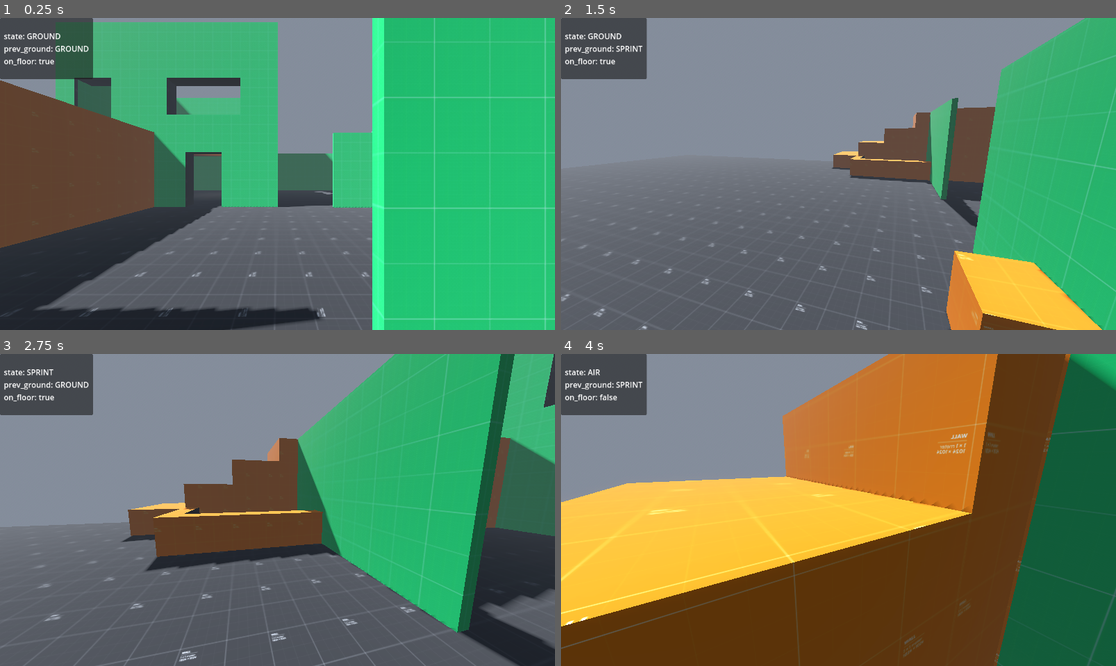
Above: before the commit, frames 1-4 (two rows, left to right).
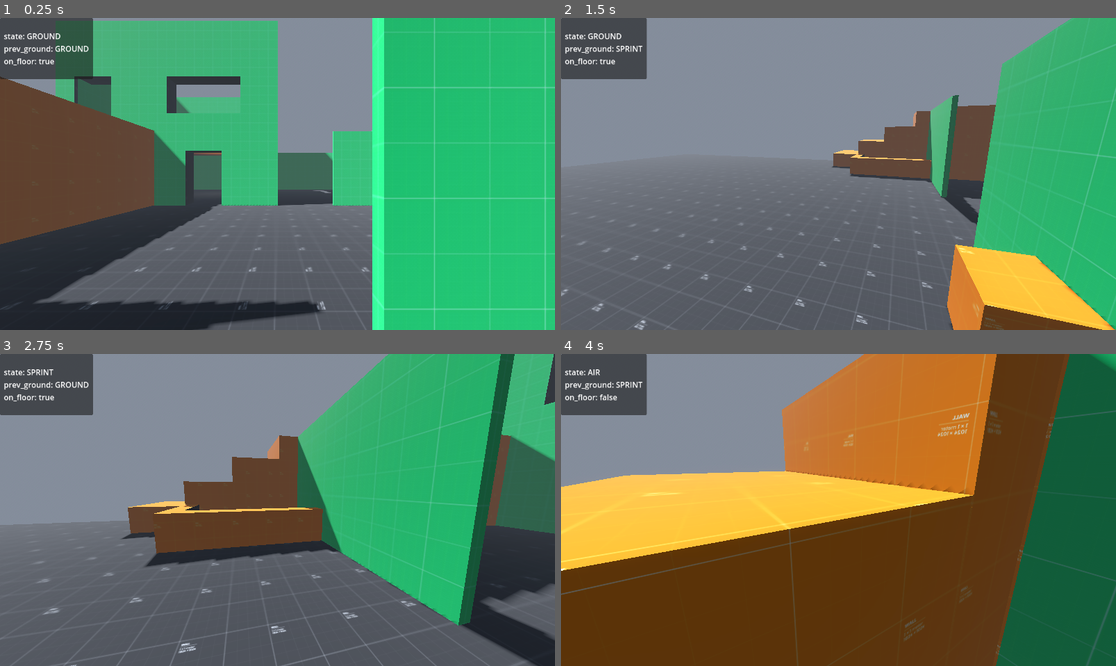
Above: after the commit, the same moments.

Repository: anandantony/project-zero-fps
Game: Godot game, scene res://maps/training/dm_map_1.tscn
Same seed, same stepped clock (60 frames per second), same inputs: the game is played once before the commit and once after it. The project has no main scene, so this scene is started directly.
Inputs (mouse positions are in pixels of both pictures, inside the frame that each line leads up to):
- Up to frame 1 (0.25 s): no input
- Up to frame 2 (1.5 s): tap Enter at 0.5 s; move the mouse to (960, 158) at 0.52 s; hold D (move_right) 0.53-1.28 s; hold Shift (sprint) 0.53-1.28 s; click (960, 158) at 0.67 s; tap Space (jump) at 0.77 s; tap C (crouch, bound only after the commit) at 0.8, 1.35 s; move the mouse to (810, 174) at 1.27 s; hold W (move_forward) from 1.28 s (still down)
- Up to frame 3 (2.75 s): keep holding W (move_forward); tap Space (jump) at 1.52 s; tap Shift (sprint) at 1.55 s; move the mouse to (288, 503) at 2.02 s; hold Shift (sprint) from 2.03 s (still down); tap C (crouch, bound only after the commit) at 2.3 s
- Up to frame 4 (4 s): keep holding W (move_forward); move the mouse to (832, 516) at 2.77 s; release Shift (sprint) at 2.78 s; tap C (crouch, bound only after the commit) at 2.85, 3.8 s; tap Space (jump) at 3.02, 3.77 s; tap Shift (sprint) at 3.05 s; move the mouse to (877, 513) at 3.52 s; hold Shift (sprint) from 3.53 s (still down)

The runs differ from the first frame. In frame 1, 4.7% of the frame differs, in the area x 0-100%, y 0-100%; in frame 2, 3.5%; in frame 3, 5.1%; in frame 4, 14%.

Commit message:
Add crouch functionality to player controller
Implemented crouch input handling, movement state, and camera/collider transitions for crouching. Added crouch input mapping, crouch movement parameters, and logic to prevent standing when obstructed. Updated related scenes and scripts to support crouch mechanics.

Diff:
--- a/maps/training/dm_map_1.tscn
+++ b/maps/training/dm_map_1.tscn
@@ -550,9 +550,9 @@
 material = SubResource("StandardMaterial3D_1elcr")
 
 [node name="ProtoCSGBox3D5" parent="Map/ProtoCSGBox3D17" instance=ExtResource("4_ovcgl")]
-transform = Transform3D(-4.371139e-08, 0, -1, 0, 1, 0, 1, 0, -4.371139e-08, -0.0505566, 1.0298147, 1.4104977)
-operation = 2
-size = Vector3(2.9837341, 1.9740086, 1.4708226)
+transform = Transform3D(-4.371139e-08, 0, -1, 0, 1, 0, 1, 0, -4.371139e-08, -0.05055684, 0.896914, 1.4104977)
+operation = 2
+size = Vector3(2.9837341, 1.7082074, 1.4708226)
 material = SubResource("StandardMaterial3D_6jn82")
 
 [node name="ProtoCSGBox3D7" parent="Map" instance=ExtResource("4_ovcgl")]
--- a/prefabs/characters/player_controller.tscn
+++ b/prefabs/characters/player_controller.tscn
@@ -16,7 +16,8 @@
 [node name="PlayerCharacter" type="CharacterBody3D"]
 script = ExtResource("1_0gn2w")
 
-[node name="CollisionShape3D" type="CollisionShape3D" parent="."]
+[node name="Collider" type="CollisionShape3D" parent="."]
+unique_name_in_owner = true
 transform = Transform3D(1, 0, 0, 0, 1, 0, 0, 0, 1, 0, 1, 0)
 shape = SubResource("CapsuleShape3D_x0nrk")
 
--- a/project.godot
+++ b/project.godot
@@ -57,6 +57,12 @@
 , Object(InputEventJoypadButton,"resource_local_to_scene":false,"resource_name":"","device":-1,"button_index":7,"pressure":0.0,"pressed":true,"script":null)
 ]
 }
+crouch={
+"deadzone": 0.2,
+"events": [Object(InputEventKey,"resource_local_to_scene":false,"resource_name":"","device":-1,"window_id":0,"alt_pressed":false,"shift_pressed":false,"ctrl_pressed":false,"meta_pressed":false,"pressed":false,"keycode":0,"physical_keycode":67,"key_label":0,"unicode":99,"location":0,"echo":false,"script":null)
+, Object(InputEventJoypadButton,"resource_local_to_scene":false,"resource_name":"","device":-1,"button_index":2,"pressure":0.0,"pressed":true,"script":null)
+]
+}
 look_left={
 "deadzone": 0.2,
 "events": [Object(InputEventJoypadMotion,"resource_local_to_scene":false,"resource_name":"","device":-1,"axis":2,"axis_value":-1.0,"script":null)
--- a/scripts/input_router.gd
+++ b/scripts/input_router.gd
@@ -1,11 +1,13 @@
 extends Node
 
 enum SprintMode { HOLD, TOGGLE }
+enum CrouchMode { HOLD, TOGGLE }
 
 # Public state
 var move := Vector2.ZERO
 var look := Vector2.ZERO
 var sprint := false
+var crouch := false
 
 @export var look_deadzone := 0.05
 @export var mouse_sensitivity := 0.006
@@ -13,10 +15,13 @@
 @export var jump_buffer_time := 0.12      # seconds
 @export var sprint_mode_keyboard := SprintMode.HOLD
 @export var sprint_mode_gamepad := SprintMode.TOGGLE
+@export var crouch_mode_keyboard := CrouchMode.HOLD
+@export var crouch_mode_gamepad := CrouchMode.HOLD
 
 # Private state
 var _jump_buffer := 0.0
 var _sprint_toggled := false
+var _crouch_toggled := false
 var _last_input_was_gamepad := false
 
 func _unhandled_input(event: InputEvent) -> void:
@@ -31,6 +36,12 @@
 		_on_sprint_pressed()
 	elif event.is_action_released("sprint"):
 		_on_sprint_released()
+
+	# Crouch handling
+	if event.is_action_pressed("crouch"):
+		_on_crouch_pressed()
+	elif event.is_action_released("crouch"):
+		_on_crouch_released()
 
 func _process(delta: float) -> void:
 	# Movement
@@ -67,13 +78,27 @@
 			_sprint_toggled = !_sprint_toggled
 			sprint = _sprint_toggled
 
-
 func _on_sprint_released() -> void:
 	if _get_active_sprint_mode() == SprintMode.HOLD:
 		sprint = false
 
+func _on_crouch_pressed() -> void:
+	match _get_active_crouch_mode():
+		CrouchMode.HOLD:
+			crouch = true
+		CrouchMode.TOGGLE:
+			_crouch_toggled = !_crouch_toggled
+			crouch = _crouch_toggled
+
+func _on_crouch_released() -> void:
+	if _get_active_crouch_mode() == CrouchMode.HOLD:
+		crouch = false
+
 func _get_active_sprint_mode() -> SprintMode:
 	return sprint_mode_gamepad if _last_input_was_gamepad else sprint_mode_keyboard
+
+func _get_active_crouch_mode() -> CrouchMode:
+	return crouch_mode_gamepad if _last_input_was_gamepad else crouch_mode_keyboard
 
 func is_mouse_locked() -> bool:
 	return Input.mouse_mode == Input.MOUSE_MODE_CAPTURED
@@ -98,3 +123,15 @@
 func reset_sprint() -> void:
 	_sprint_toggled = false
 	sprint = false
+
+func reset_crouch() -> void:
+	_crouch_toggled = false
+	crouch = false
+
+func force_crouch() -> void:
+	_crouch_toggled = true
+	crouch = true
+
+func on_crouch_started() -> void:
+	if _get_active_sprint_mode() == SprintMode.TOGGLE:
+		reset_sprint()
--- a/scripts/player_controller.gd
+++ b/scripts/player_controller.gd
@@ -4,6 +4,7 @@
 enum MoveState {
 	GROUND,
 	SPRINT,
+	CROUCH,
 	AIR
 }
 
@@ -15,6 +16,13 @@
 @export var jump_velocity := 7.0
 @export var coyote_time := 0.12   # seconds
 
+@export_group("Crouch Movement")
+@export var crouch_speed := 3.0
+@export var crouch_height := 1.2
+@export var stand_height := 1.8
+@export var crouch_camera_offset := -0.6
+@export var crouch_transition_speed := 10.0
+
 # Layer Mask Refs
 const DEFAULT_LAYER = 1
 const VIEW_MODEL_LAYER = 2
@@ -23,7 +31,9 @@
 @onready var view_model: Node3D = %WorldModel
 @onready var camera: Camera3D = %PlayerCamera
 @onready var head_anchor: Marker3D = %HeadAnchor
+@onready var collider: CollisionShape3D = %Collider
 @onready var gravity: float = ProjectSettings.get_setting("physics/3d/default_gravity", 9.8) * 1.75
+@onready var _eye_height_local := head_anchor.position.y
 
 # Debug
 @onready var debug_label: Label = %DebugLabel
@@ -107,23 +117,42 @@
 			_handle_ground_movement(delta, walk_speed)
 		MoveState.SPRINT:
 			_handle_ground_movement(delta, sprint_speed)
+		MoveState.CROUCH:
+			_handle_ground_movement(delta, crouch_speed)
 		MoveState.AIR:
 			_handle_air_physics(delta)
 
 	move_and_slide()
 
-func _process(_delta: float) -> void:
+func _process(delta: float) -> void:
+	_update_crouch_visuals(delta)
 	_debug()
 
 func _update_move_state() -> void:
-	# AIR overrides everything
+	# 1. AIR overrides everything
 	if not is_on_floor():
 		if move_state != MoveState.AIR:
 			previous_ground_state = move_state
 		move_state = MoveState.AIR
 		return
 
-	# Determine desired grounded state
+	# 2. Handle crouch input (grounded only)
+	if InputRouter.crouch:
+		if move_state != MoveState.CROUCH:
+			previous_ground_state = move_state
+			InputRouter.on_crouch_started()
+		move_state = MoveState.CROUCH
+		return
+
+	# 3. Attempt to stand up from crouch
+	if move_state == MoveState.CROUCH and not InputRouter.crouch:
+		if not _can_stand():
+			# Forced crouch due to ceiling
+			move_state = MoveState.CROUCH
+			return
+		# Can stand → continue to evaluate next state
+
+	# 4. Determine desired grounded state
 	var next_ground_state: MoveState
 
 	if InputRouter.sprint and _move_input_world.length() > 0.1:
@@ -131,7 +160,7 @@
 	else:
 		next_ground_state = MoveState.GROUND
 
-	# Update previous_ground_state ONLY when grounded state changes
+	# 5. Track previous grounded state changes
 	if move_state != MoveState.AIR and move_state != next_ground_state:
 		previous_ground_state = move_state
 
@@ -153,6 +182,43 @@
 	_air_speed_cap = Vector3(self.velocity.x, 0, self.velocity.z).length()
 	_coyote_timer = 0.0
 	InputRouter.consume_jump()
+
+func _update_crouch_visuals(delta: float) -> void:
+	var shape := collider.shape as CapsuleShape3D
+
+	var target_height := stand_height
+	var target_camera_y := _eye_height_local
+
+	if move_state == MoveState.CROUCH:
+		target_height = crouch_height
+		target_camera_y = _eye_height_local + crouch_camera_offset
+
+	shape.height = lerp(
+		shape.height,
+		target_height,
+		delta * crouch_transition_speed
+	)
+
+	var cam_pos := head_anchor.position
+	cam_pos.y = lerp(
+		cam_pos.y,
+		target_camera_y,
+		delta * crouch_transition_speed
+	)
+	head_anchor.position = cam_pos
+
+func _can_stand() -> bool:
+	var shape := collider.shape as CapsuleShape3D
+	var original_height := shape.height
+
+	shape.height = stand_height
+	var can_stand := not test_move(
+		global_transform,
+		Vector3.UP * (stand_height - shape.height)
+	)
+	shape.height = original_height
+
+	return can_stand
 
 #debug
 func _debug() -> void:
